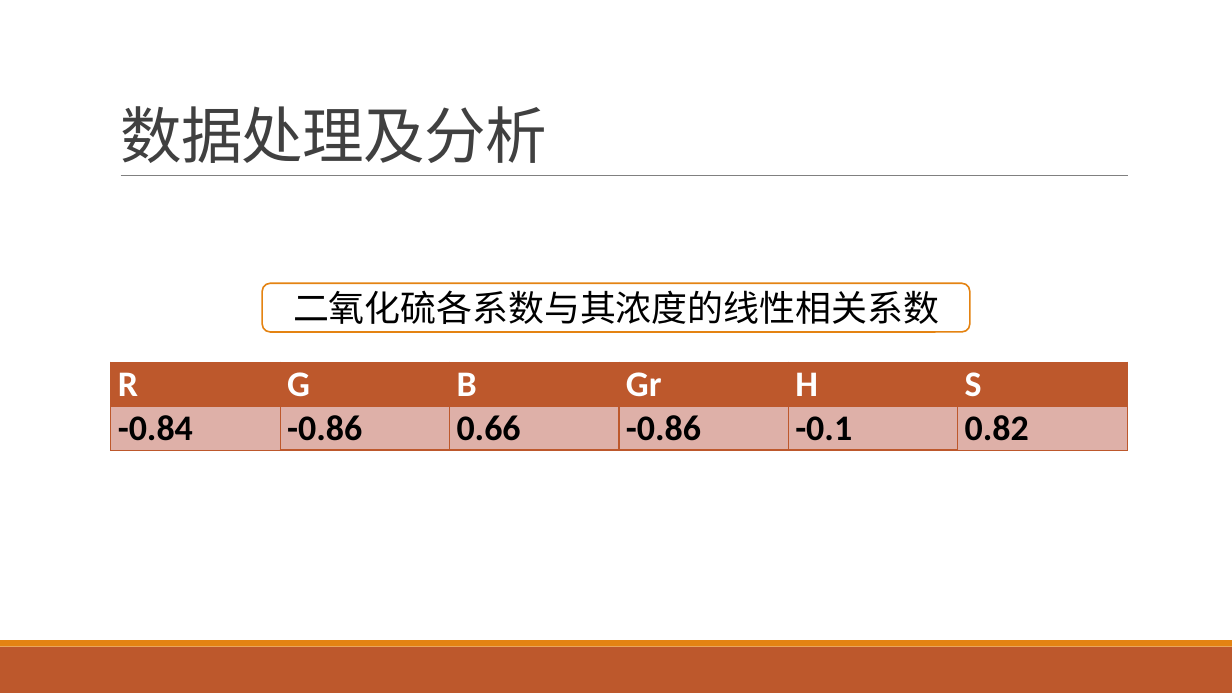
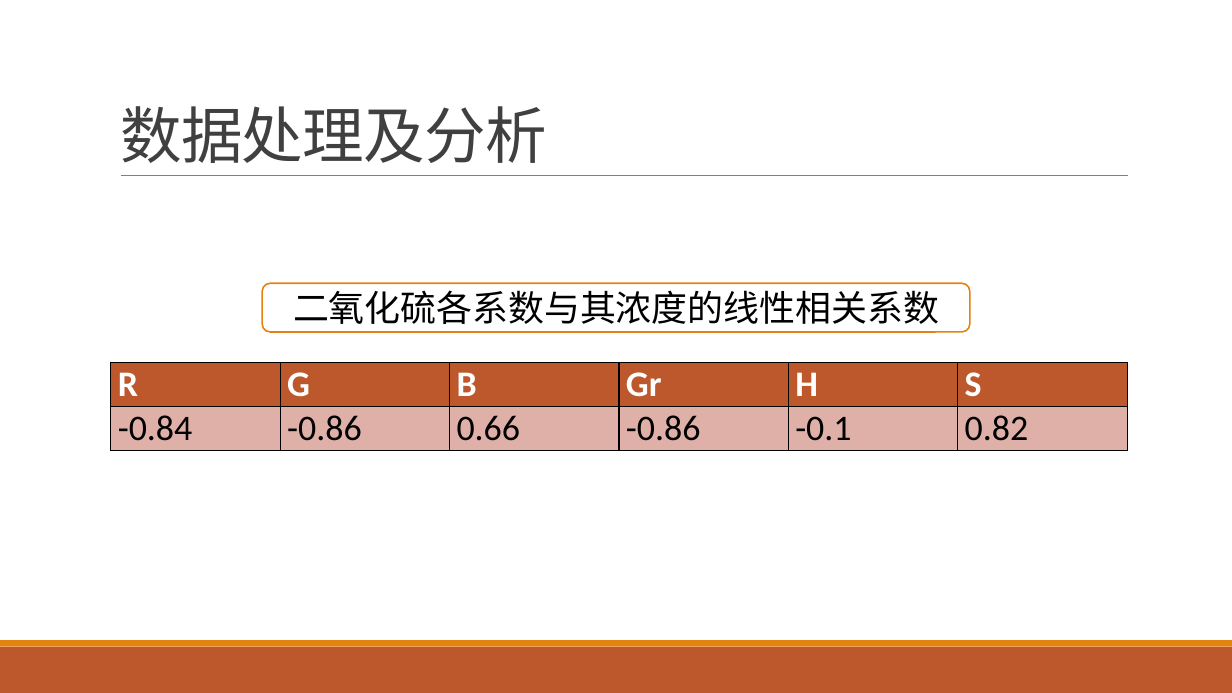
Before and after one commit to yuanjingsong/MCM_Homework, a slide deck: slide 42 of PreG21.pptx. Drawn at 1232x693 pixels with LibreOffice and Linux fonts; fonts in the diff are those of the drawing. Boxes give left, top, right and bottom in pixels: in the first picture for what was removed or moved away, otherwise in the second. Text is boxed around its words. In the diff, an @@ line names an element or a change of style, - is before the commit and + after.

Commit message:
modify tables styles

```diff
--- a/PreG21.pptx
+++ b/PreG21.pptx
@@ table at [111, 362, 1126, 448] @@
@@ bold off in "-0.84", "-0.86", "0.66", "-0.86" and 2 more places @@
@@ borders changed @@
```
Also in this commit, not shown: 4 other slides changed.
